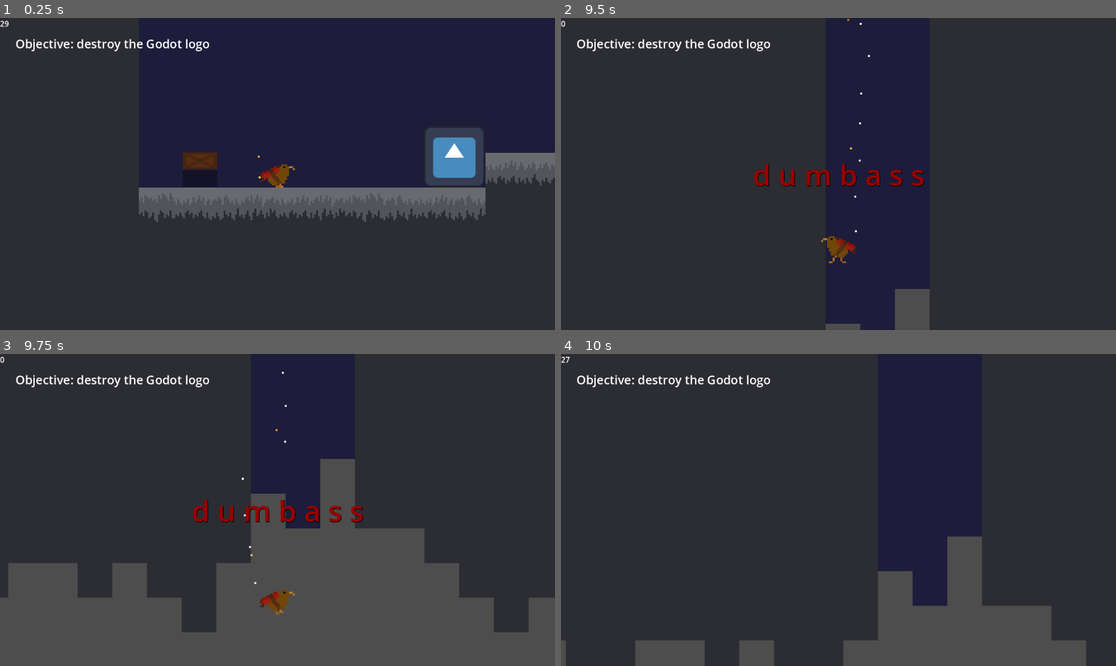
Above: before the commit, frames 1-4 (two rows, left to right).
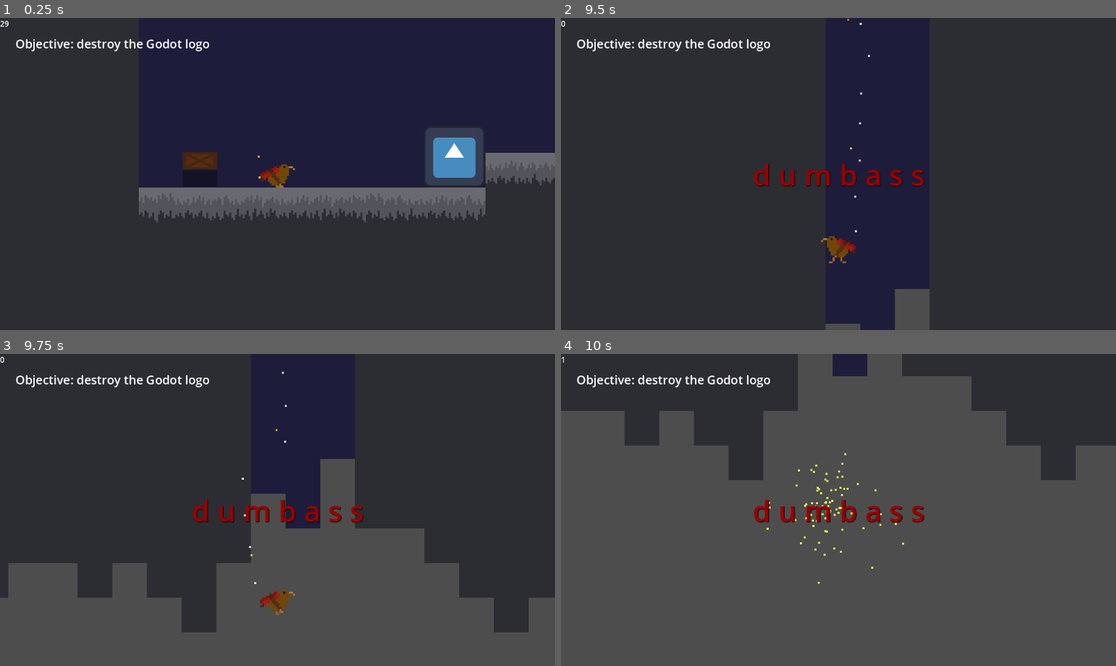
Above: after the commit, the same moments.

Repository: PixelParrot4/tactical-explosive-kiwi-simulator-2004
Game: Godot game, scene res://level_1.tscn
Same seed, same stepped clock (60 frames per second), same inputs: the game is played once before the commit and once after it. This scene is started directly instead of the project's main scene. The engine's default icon, where the game draws it, is replaced by a stand-in: a white triangle on a blue panel in a dark square.
Inputs (mouse positions are in pixels of both pictures, inside the frame that each line leads up to):
- Up to frame 1 (0.25 s): no input
- Up to frame 2 (9.5 s): move the mouse to (810, 236) at 0.52 s; press the mouse at (810, 236) at 0.53 s; hold Right (right) 0.53-2.03 s; tap Up (ui_up) at 0.77, 1.52, 3.02, 3.77, 4.52, 6.02, 6.77, 7.52, 9.02 s; move the mouse to (1005, 220) at 1.27 s; release the mouse at (1005, 220) at 1.28 s; click (1005, 220) at 1.35 s; move the mouse to (672, 127) at 2.02 s; press the mouse at (672, 127) at 2.03 s; hold Left (left) 2.03-4.28 s; move the mouse to (866, 174) at 2.77 s; release the mouse at (866, 174) at 2.78 s; click (866, 174) at 2.85 s; move the mouse to (755, 96) at 3.52 s; press the mouse at (755, 96) at 3.53 s; move the mouse to (960, 158) at 4.27 s; release the mouse at (960, 158) at 4.28 s; hold Right (right) 4.28-8.03 s; click (960, 158) at 4.35 s; move the mouse to (727, 189) at 5.02 s; press the mouse at (727, 189) at 5.03 s; move the mouse to (894, 105) at 5.77 s; release the mouse at (894, 105) at 5.78 s; click (894, 105) at 5.85 s; move the mouse to (810, 236) at 6.52 s; press the mouse at (810, 236) at 6.53 s; move the mouse to (1005, 220) at 7.27 s; release the mouse at (1005, 220) at 7.28 s; click (1005, 220) at 7.35 s; move the mouse to (672, 127) at 8.02 s; press the mouse at (672, 127) at 8.03 s; hold Left (left) from 8.03 s (still down); move the mouse to (866, 174) at 8.77 s; release the mouse at (866, 174) at 8.78 s; click (866, 174) at 8.85 s
- Up to frame 3 (9.75 s): move the mouse to (194, 432) at 9.52 s; release Left (left) at 9.53 s; press the mouse at (194, 432) at 9.53 s; hold Right (right) from 9.53 s (still down)
- Up to frame 4 (10 s): keep holding Right (right); tap Up (ui_up) at 9.77 s

Frames 1-3 are identical in both runs. In frame 4, 70% of the frame differs, in the area x 0-100%, y 0-100%.

Commit message:
added level win and lose sfx

Diff:
--- a/death.gd
+++ b/death.gd
@@ -6,7 +6,7 @@
 		$"../CameraAndUI/UI/Death".visible = true
 
 
-func _on_timer_timeout() -> void:
-#makes kiwi explode, isnt done directly bcs otherwise itd blow up twice
-	if $"../Player".times_timer_timedout < 2:
-		$"../Player".times_timer_timedout = 2
+#func _on_timer_timeout() -> void:
+##makes kiwi explode, isnt done directly bcs otherwise itd blow up twice
+	#if $"../Player".times_timer_timedout < 2:
+		#$"../Player".times_timer_timedout = 2
--- a/level.gd
+++ b/level.gd
@@ -58,7 +58,7 @@
 	$CameraAndUI/UI/Death.visible = false
 	if kiwi_death_count >= RESPAWN_LIMIT: #BUG
 		level_complete_or_failed()
-	else:
+	elif has_level_been_completed == false:
 		respawn_player()
 
 
@@ -66,6 +66,10 @@
 func level_complete_or_failed():
 	$"CameraAndUI/UI/EndScreen".visible = true
 	$"CameraAndUI/UI/EndScreenUnderlay".visible = true
+	if has_level_been_completed == true:
+		$LevelComplete.play()
+	else:
+		$LevelFailed.play()
 
 
 
--- a/level_1.tscn
+++ b/level_1.tscn
@@ -9,6 +9,8 @@
 [ext_resource type="Texture2D" uid="uid://coo15cdj14nna" path="res://assets/graphics/placeholderplay.png" id="6_sguyr"]
 [ext_resource type="Script" path="res://death.gd" id="8_18o1q"]
 [ext_resource type="PackedScene" uid="uid://cvp28h5i7cejg" path="res://camera_and_ui.tscn" id="9_ktfjf"]
+[ext_resource type="AudioStream" uid="uid://t0q487agrej1" path="res://assets/audio/levelwin.wav" id="10_54dja"]
+[ext_resource type="AudioStream" uid="uid://xdbjdsxc57nu" path="res://assets/audio/levelfail.wav" id="11_ixmhh"]
 
 [sub_resource type="TileSetAtlasSource" id="TileSetAtlasSource_mag1c"]
 texture = ExtResource("3_oruod")
@@ -167,6 +169,12 @@
 collision_mask = 2
 sync_to_physics = false
 
+[node name="LevelComplete" type="AudioStreamPlayer" parent="."]
+stream = ExtResource("10_54dja")
+
+[node name="LevelFailed" type="AudioStreamPlayer" parent="."]
+stream = ExtResource("11_ixmhh")
+
 [connection signal="body_entered" from="DeathPit" to="DeathPit" method="_on_body_entered"]
 [connection signal="timeout" from="DeathPit/Timer" to="DeathPit" method="_on_timer_timeout"]
 [connection signal="timeout" from="LevelTimer" to="." method="_on_level_timer_timeout"]
Not shown, added: assets/audio/levelfail.wav.import
Not shown, changed: assets/audio/levelwin.wav.import
Not shown, changed: assets/audio/uihover.wav.import
Not shown, added: assets/audio/uiselect.wav.import
Not shown: 1 places in level_1.tscn that only renumber resources
Not shown, added: assets/audio/levelfail.wav
Not shown, added: assets/audio/levelwin.wav
Not shown, added: assets/audio/uihover.wav
Not shown, added: assets/audio/uiselect.wav
